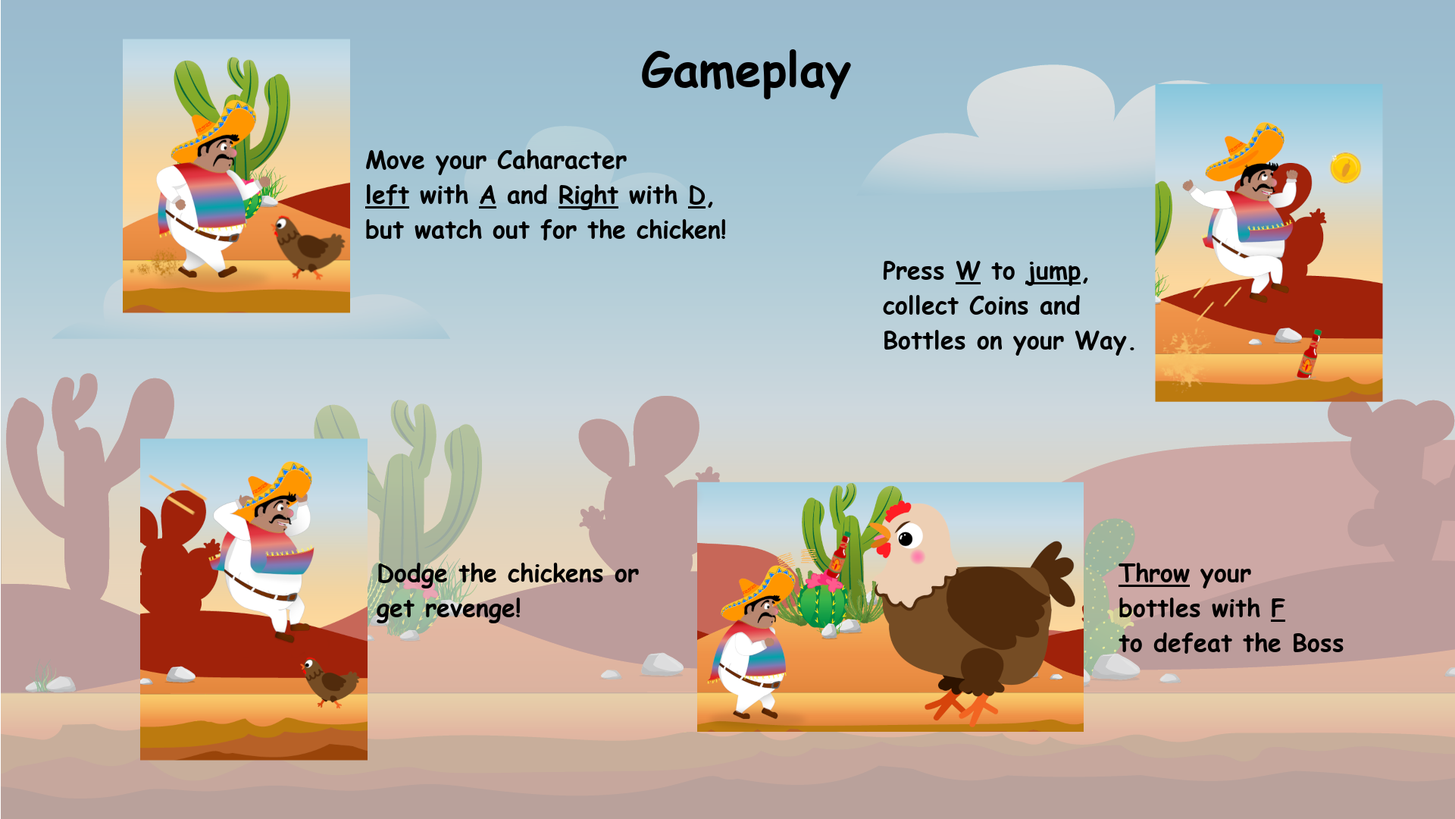
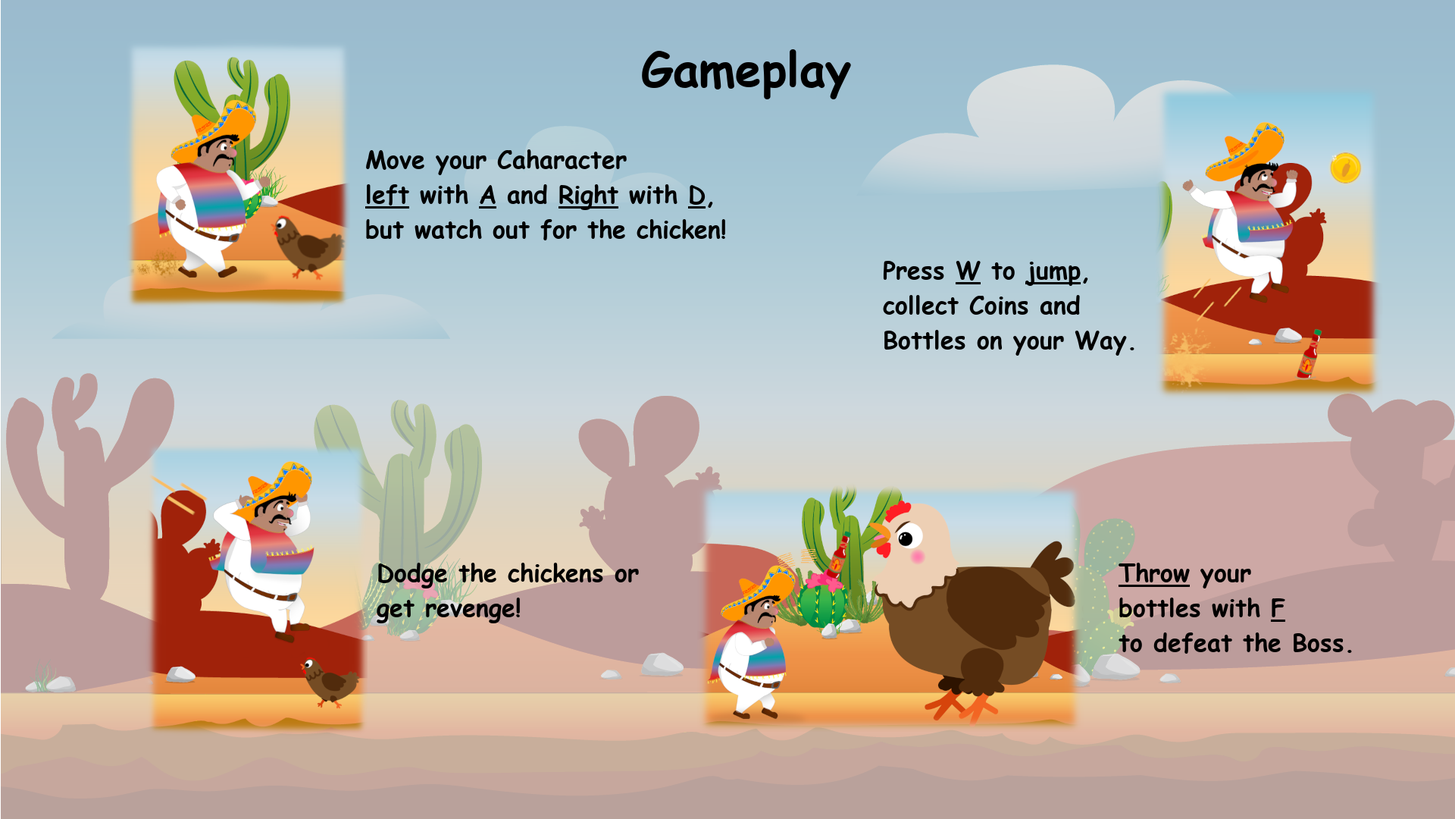
Revision of a layered w=1455, h=819 image; what changed, layer by layer:
moved "Throw your ..." above "Dodge the chickens or ...", painted on it over [1347,649,1353,653]
renamed "throwBottle_endboss.png" to "Dodge the chickens or ...", painted on it over [697,481,1084,732]
renamed "jumpAndCollectWithEffect.png" to "Press W to jump, ...", painted on it over [1155,83,1384,402]
renamed "Gameplay" to "throwBottle_endboss.png", moved it above "jumpAndCollectWithEffect.png", painted on it over [697,481,1084,732]
renamed "Move your Caharacter ..." to "jumpAndCollectWithEffect.png", painted on it over [1155,83,1384,402]
painted on "dodgeEnemies.png" over [140,438,368,761]
painted on "characterWalk.png" over [122,38,351,314]
